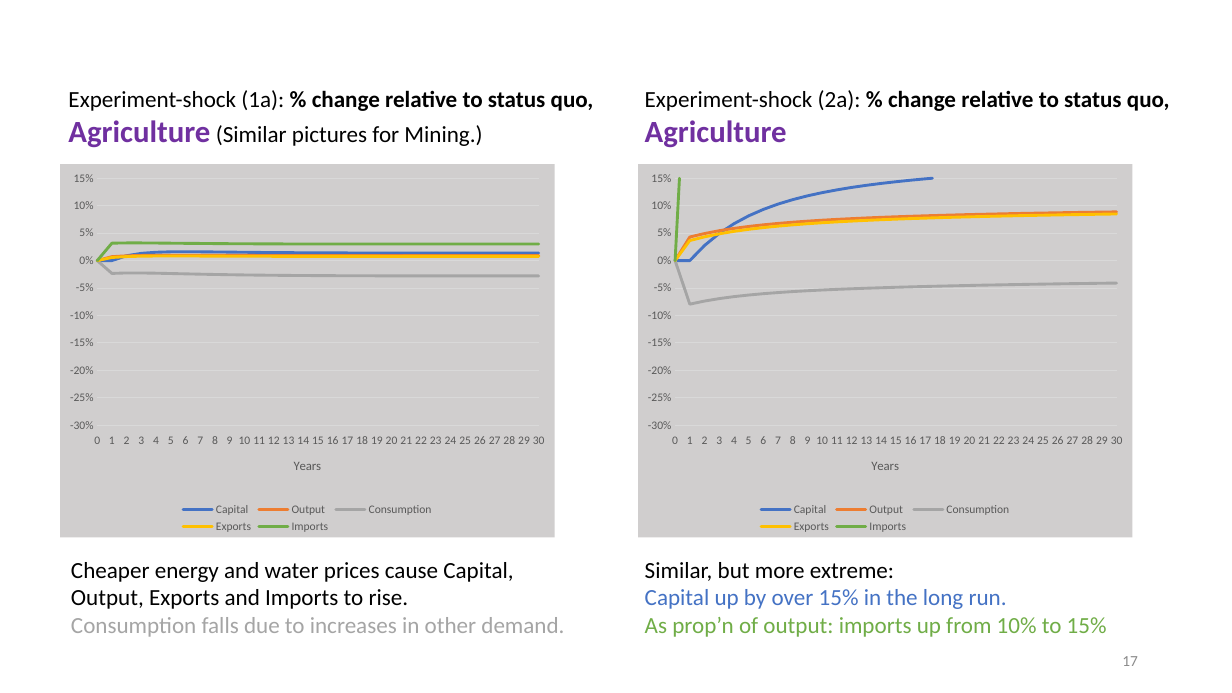
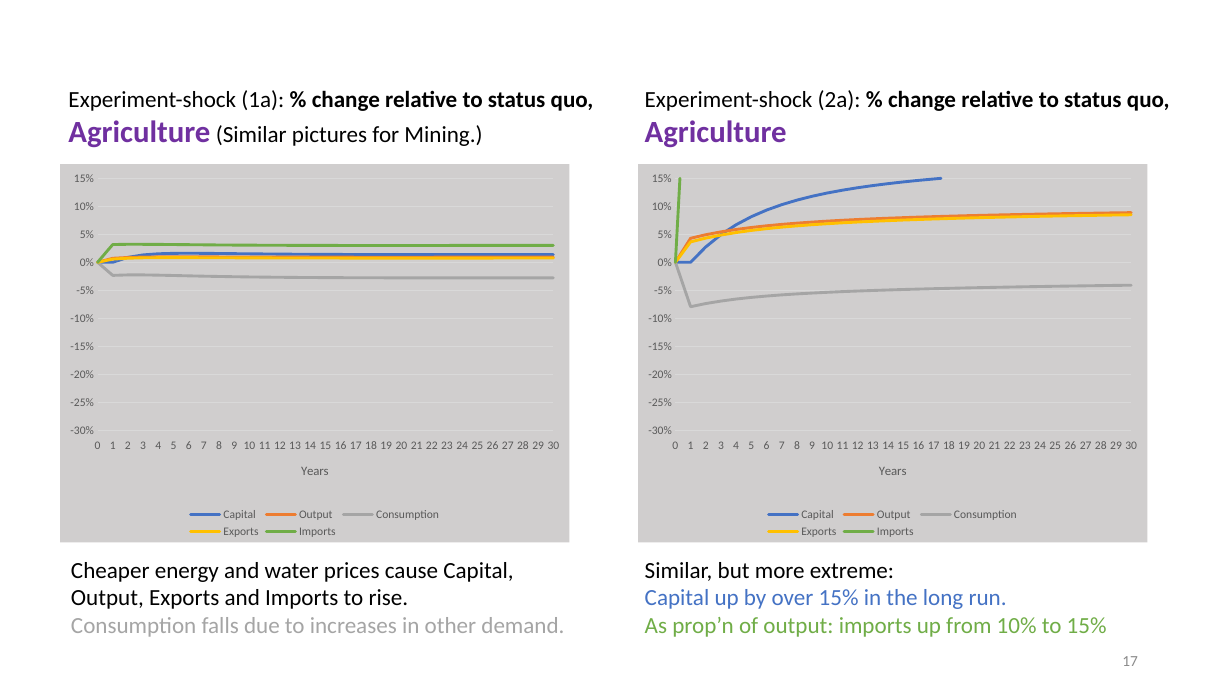
Before and after one commit to patrickocal/gladstone, a slide deck: slide 17 of powerpoint/glad-slides.pptx. Drawn at 1232x693 pixels with LibreOffice and Linux fonts; fonts in the diff are those of the drawing. Boxes give left, top, right and bottom in pixels: in the first picture for what was removed or moved away, otherwise in the second. Text is boxed around its words. In the diff, an @@ line names an element or a change of style, - is before the commit and + after.

```diff
--- a/powerpoint/glad-slides.pptx
+++ b/powerpoint/glad-slides.pptx
@@ line chart: place and size @@
-line chart at [60,165,555,538]
+line chart at [60,165,569,543]
@@ line chart: place and size @@
-line chart at [639,165,1133,538]
+line chart at [639,165,1148,543]
```
Also in this commit, not shown: 8 other slides changed, 1 other file.
